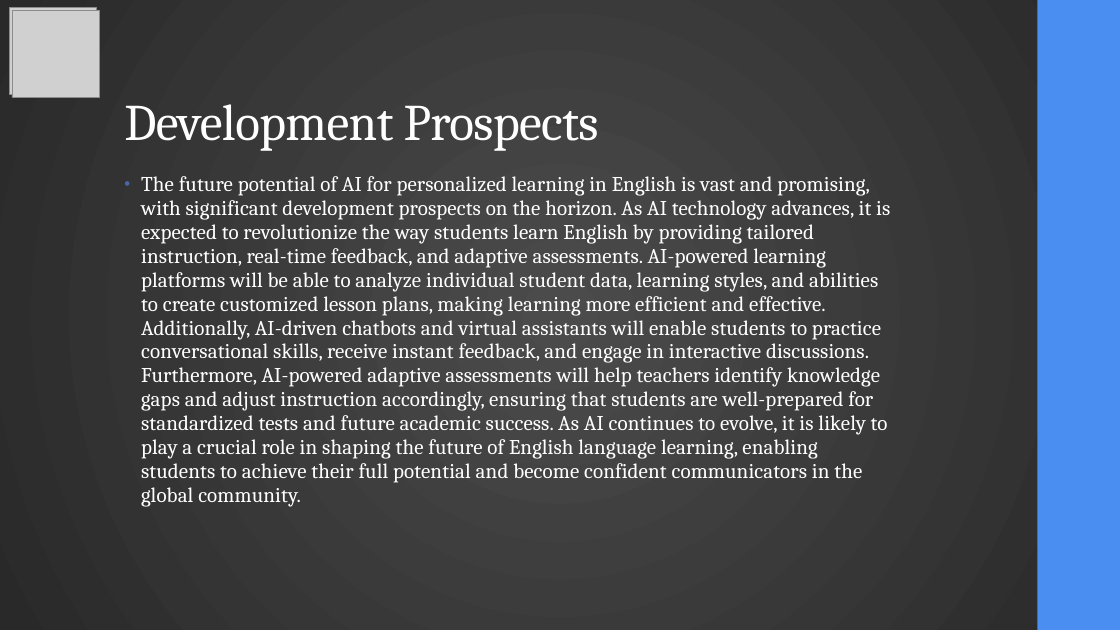
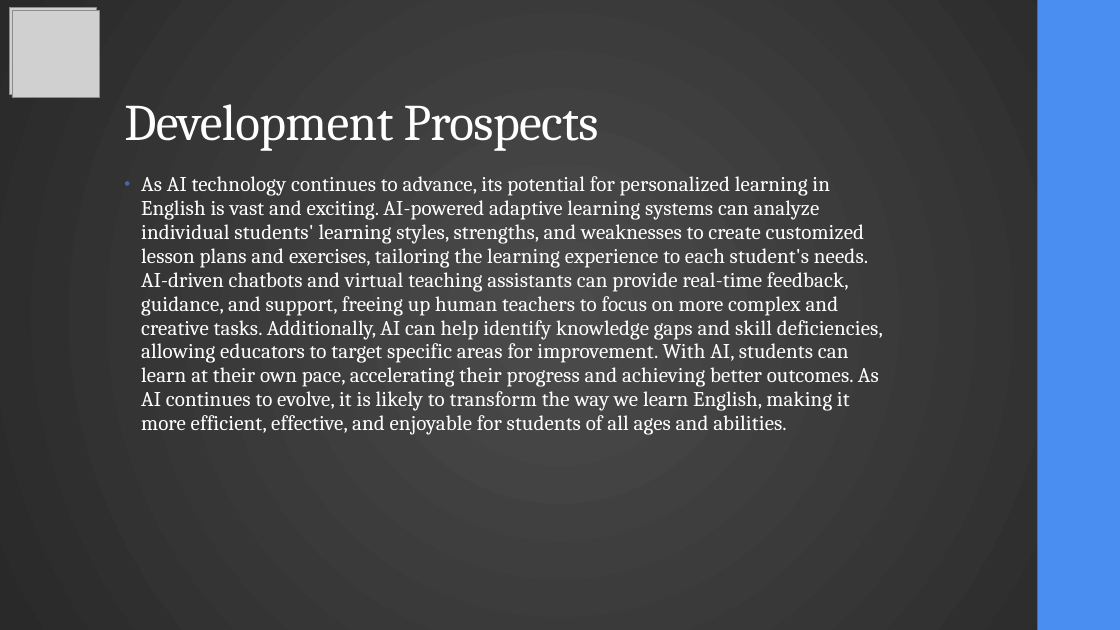
Before and after one commit to RomanMykolaichuk/DEEP_04_2025, a slide deck: slide 13 of final_presentation_eng.pptx. Drawn at 1120x630 pixels with LibreOffice and Linux fonts; fonts in the diff are those of the drawing; grey boxes stand for pictures. Boxes give left, top, right and bottom in pixels: in the first picture for what was removed or moved away, otherwise in the second. Text is boxed around its words. In the diff, an @@ line names an element or a change of style, - is before the commit and + after.

```diff
--- a/final_presentation_eng.pptx
+++ b/final_presentation_eng.pptx
@@ text at [141, 176, 883, 435]: text changed @@
-• The future potential of AI for personalized learning in English is vast and promising, with significant development prospects on the horizon. As AI technology advances, it is expected to revolutionize the way students learn English by providing tailored instruction, real-time feedback, and adaptive assessments. AI-powered learning platforms will be able to analyze individual student data, learning styles, and abilities to create customized lesson plans, making learning more efficient and effective. Additionally, AI-driven chatbots and virtual assistants will enable students to practice conversational skills, receive instant feedback, and engage in interactive discussions. Furthermore, AI-powered adaptive assessments will help teachers identify knowledge gaps and adjust instruction accordingly, ensuring that students are well-prepared for standardized tests and future academic success. As AI continues to evolve, it is likely to play a crucial role in shaping the future of English language learning, enabling students to achieve their full potential and become confident communicators in the global community.
+• As AI technology continues to advance, its potential for personalized learning in English is vast and exciting. AI-powered adaptive learning systems can analyze individual students' learning styles, strengths, and weaknesses to create customized lesson plans and exercises, tailoring the learning experience to each student's needs. AI-driven chatbots and virtual teaching assistants can provide real-time feedback, guidance, and support, freeing up human teachers to focus on more complex and creative tasks. Additionally, AI can help identify knowledge gaps and skill deficiencies, allowing educators to target specific areas for improvement. With AI, students can learn at their own pace, accelerating their progress and achieving better outcomes. As AI continues to evolve, it is likely to transform the way we learn English, making it more efficient, effective, and enjoyable for students of all ages and abilities.
```
Also in this commit, not shown: 13 other slides changed, 2 other files.
